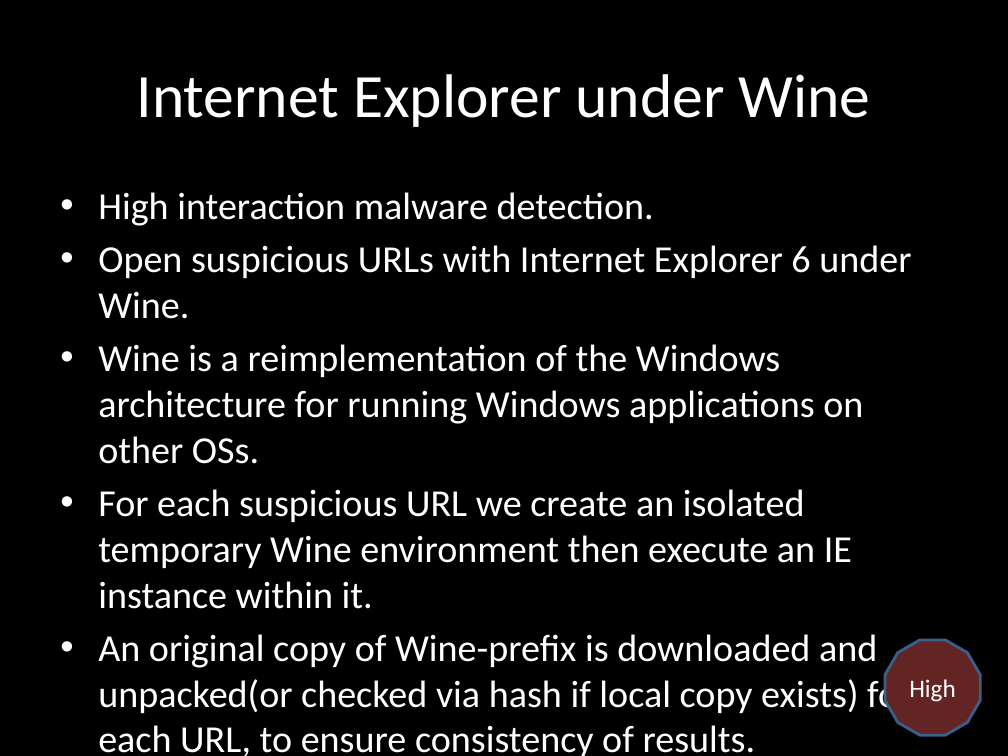
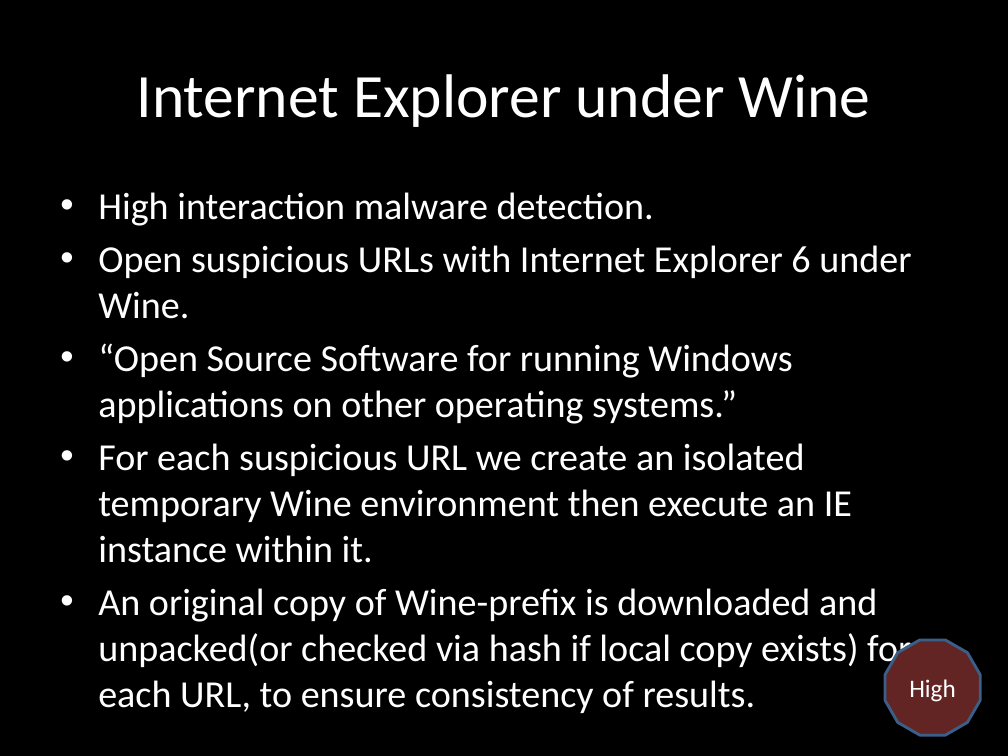
Before and after one commit to chrissorchard/malucrawl, a slide deck: slide 9 of doc/pres2/wk8-progress.pptx. Drawn at 1008x756 pixels with LibreOffice and Linux fonts; fonts in the diff are those of the drawing; background and template pictures are left out. Boxes give left, top, right and bottom in pixels: in the first picture for what was removed or moved away, otherwise in the second. Text is boxed around its words. In the diff, an @@ line names an element or a change of style, - is before the commit and + after.

```diff
--- a/doc/pres2/wk8-progress.pptx
+++ b/doc/pres2/wk8-progress.pptx
@@ text at <box>98,343,792,424</box>: text changed @@
-• Wine is a reimplementation of the Windows architecture for running Windows applications on other OSs.
+• “Open Source Software for running Windows applications on other operating systems.”
```
Also in this commit, not shown: 9 other slides changed, 1 slide removed.
